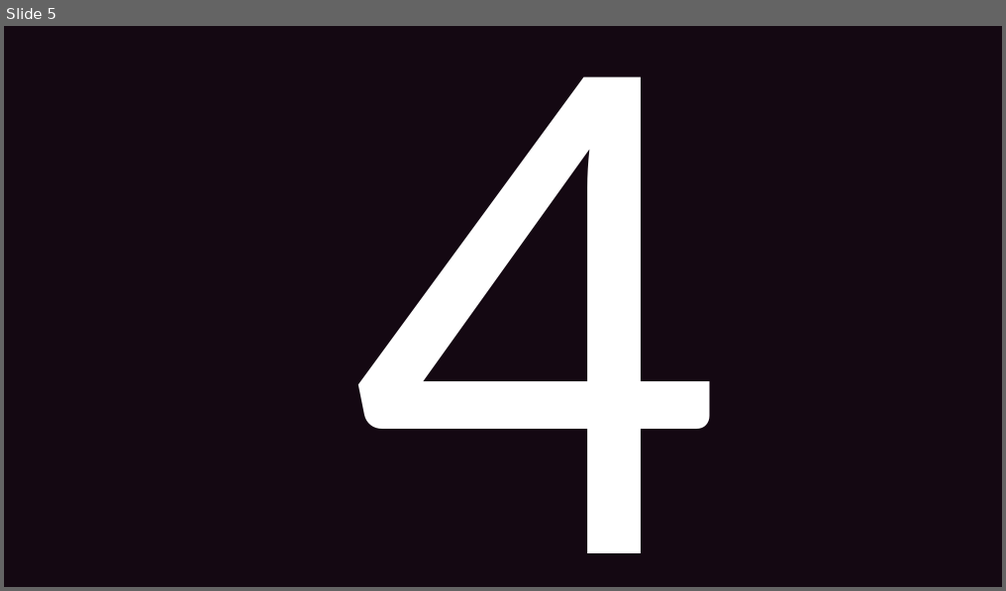
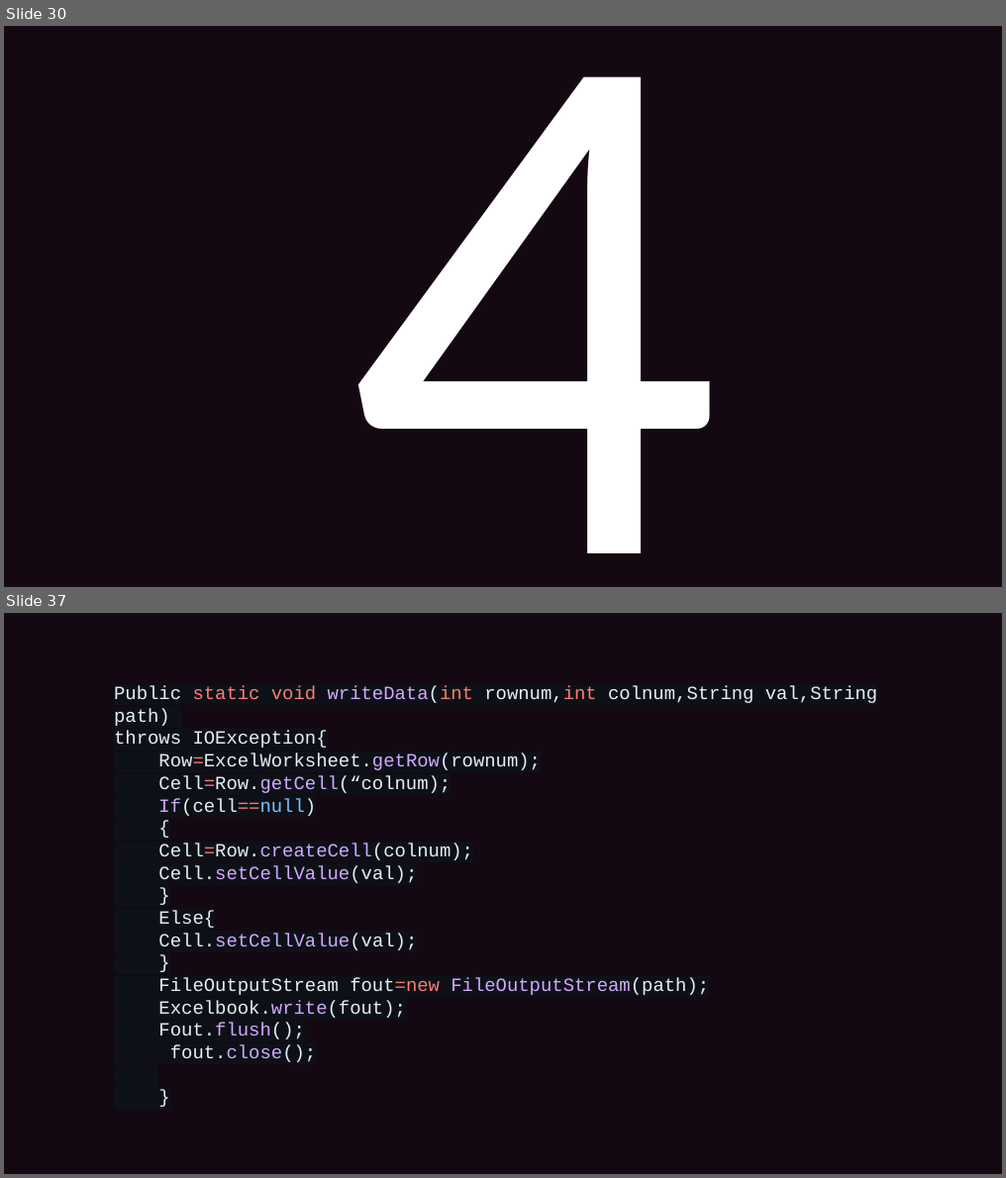
Before and after one commit to Ajin007/IRC_Docs, a slide deck: Students PPT.pptx. Shown one above the other, each under a label of ours: slide 5 before the commit, slides 30 and 37 after it; the slides between them are not shown. The pictures are 1006x591 and 1006x1178 pixels, drawn with LibreOffice and Linux fonts; fonts in the diff are those of the drawing. Boxes give left, top, right and bottom in pixels: in the first picture for what was removed or moved away, otherwise in the second. Text is boxed around its words. In the diff, an @@ line names an element or a change of style, - is before the commit and + after.

```diff
--- a/Students PPT.pptx
+++ b/Students PPT.pptx
@@ slide 37 added at (x1=4, y1=613, x2=1002, y2=1174), background #140812 @@
@@ text added at (x1=114, y1=686, x2=877, y2=1062), 18 pt, text #E6EDF3 @@
+Public static void writeData(int rownum,int colnum,String val,String path)
+throws IOException{
+Row=ExcelWorksheet.getRow(rownum);
+Cell=Row.getCell(“colnum);
+If(cell==null)
+{
+Cell=Row.createCell(colnum);
+Cell.setCellValue(val);
+}
+Else{
+Cell.setCellValue(val);
+}
+FileOutputStream fout=new FileOutputStream(path);
+Excelbook.write(fout);
+Fout.flush();
+fout.close();
+}
@@ what was slide 5 is now slide 30 @@
```
Also in this commit, not shown: 8 slides changed, 32 other slides added, 1 slide removed.
